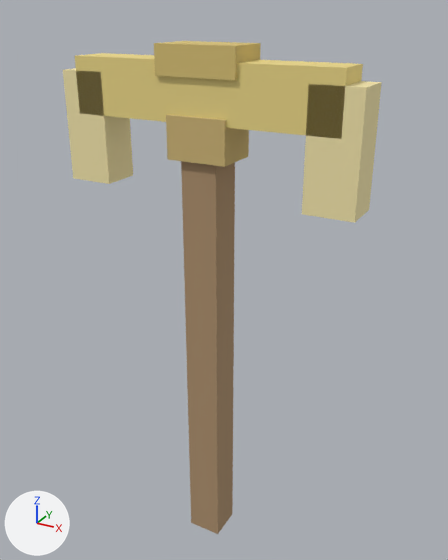
Renders of the glTF model models/items/gold_pickaxe/model.gltf from each side of a commit.
The view is the same before and after, from a 50 mm camera at (0.436, -0.747, 0.443) aimed at (0.009, 0.03, 0.054). Arrows for +X, +Y and +Z are at lower left; the lights stay in place. The older version comes first. Vertices at exactly the same position are counted once.

In view in the first picture: 'gold_pickaxe'.
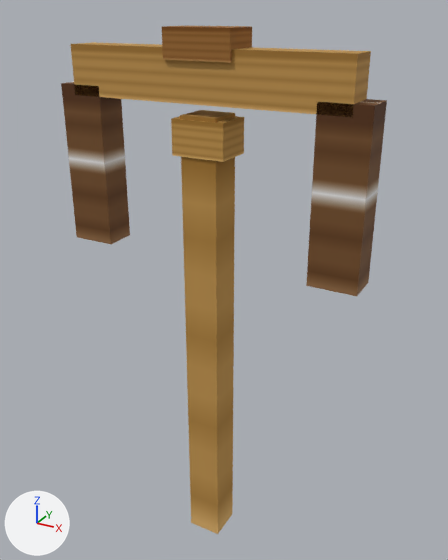
Pixel boxes [x1, y1, x2, y2] of what changed, in the pictures (448 x 560 px; the box of a moved part takes in the faces that stretch with it):
'gold_pickaxe', surface changed, reshaped: before [63, 41, 382, 534]; after [61, 26, 387, 534]
part 1 of me_gold_pickaxe, moved or reshaped: before [166, 115, 249, 167]; after [171, 116, 244, 162]
part 2 of me_gold_pickaxe, moved or reshaped: before [75, 53, 363, 139]; after [71, 42, 371, 117]
part 3 of me_gold_pickaxe, moved or reshaped: before [302, 81, 382, 223]; after [306, 99, 387, 296]
part 4 of me_gold_pickaxe, moved or reshaped: before [63, 68, 133, 184]; after [61, 82, 130, 244]
part 5 of me_gold_pickaxe, moved or reshaped: before [154, 41, 261, 80]; after [162, 26, 252, 63]
part 6 of me_gold_pickaxe, surface changed: before [63, 41, 382, 534]; after [61, 26, 387, 534]

What changed in the scene script:
```text
Add img_diffuse_png:
    img_diffuse_png = load_image('diffuse.png', '../bread/textures/diffuse.png', 64, 64, 'sRGB')
Change mat_handle:
    remove mat_handle.base_color = (0.424, 0.282, 0.157)  # brown #ae916e
    add mat_handle.texture = img_diffuse_png
Change mat_binding:
    remove mat_binding.base_color = (0.627, 0.471, 0.188)  # yellow #cfb778
    add mat_binding.texture = img_diffuse_png
Change mat_head:
    remove mat_head.base_color = (0.863, 0.706, 0.251)  # yellow #efdb89
    add mat_head.texture = img_diffuse_png
Change mat_edge:
    remove mat_edge.base_color = (0.941, 0.824, 0.431)  # beige #f8eaaf
    add mat_edge.texture = img_diffuse_png
Change mat_accent:
    remove mat_accent.base_color = (0.706, 0.549, 0.188)  # yellow #dbc478
    add mat_accent.texture = img_diffuse_png
Change me_gold_pickaxe:
    used by ob_gold_pickaxe; location = (0.0, 0.0, 0.0)
    remove me_gold_pickaxe.from_pydata(...)  # 48 vertices, 72 faces; spans x -0.225..0.225, y -0.035..0.035, z -0.41..0.4
    add me_gold_pickaxe.from_pydata(...)  # 48 vertices, 72 faces; spans x -0.235..0.235, y -0.03..0.03, z -0.41..0.42
    me_gold_pickaxe part 1: the loose piece of 8 vertices spanning x -0.045..0.045, y -0.035..0.035, z 0.25..0.31 is scaled about its middle by (0.889, 0.857, 0.833)
    me_gold_pickaxe part 2: the loose piece of 8 vertices spanning x -0.2..0.2, y -0.03..0.03, z 0.3..0.38 is scaled about its middle by (1.05, 0.833, 0.875), then moved by (0.0, 0.0, 0.02)
    me_gold_pickaxe part 3: the loose piece of 8 vertices spanning x 0.155..0.225, y -0.03..0.03, z 0.2..0.36 is scaled about its middle by (1, 0.833, 1.5), then moved by (0.01, 0.0, -0.06)
    me_gold_pickaxe part 4: the loose piece of 8 vertices spanning x -0.225..-0.155, y -0.03..0.03, z 0.2..0.36 is scaled about its middle by (1, 0.833, 1.5), then moved by (-0.01, 0.0, -0.06)
    me_gold_pickaxe part 5: the loose piece of 8 vertices spanning x -0.06..0.06, y -0.035..0.035, z 0.36..0.4 is scaled about its middle by (0.833, 0.857, 1), then moved by (0.0, 0.0, 0.02)
    me_gold_pickaxe part 6: texture (UV) coordinates of 72 of 72 faces, centred in x -0.225..0.225, y -0.035..0.035, z -0.41..0.4, changed; they spanned u 0.0..1.0, v 0.0..1.0 and now span u 0.02..0.98, v 0.52..0.98
```
